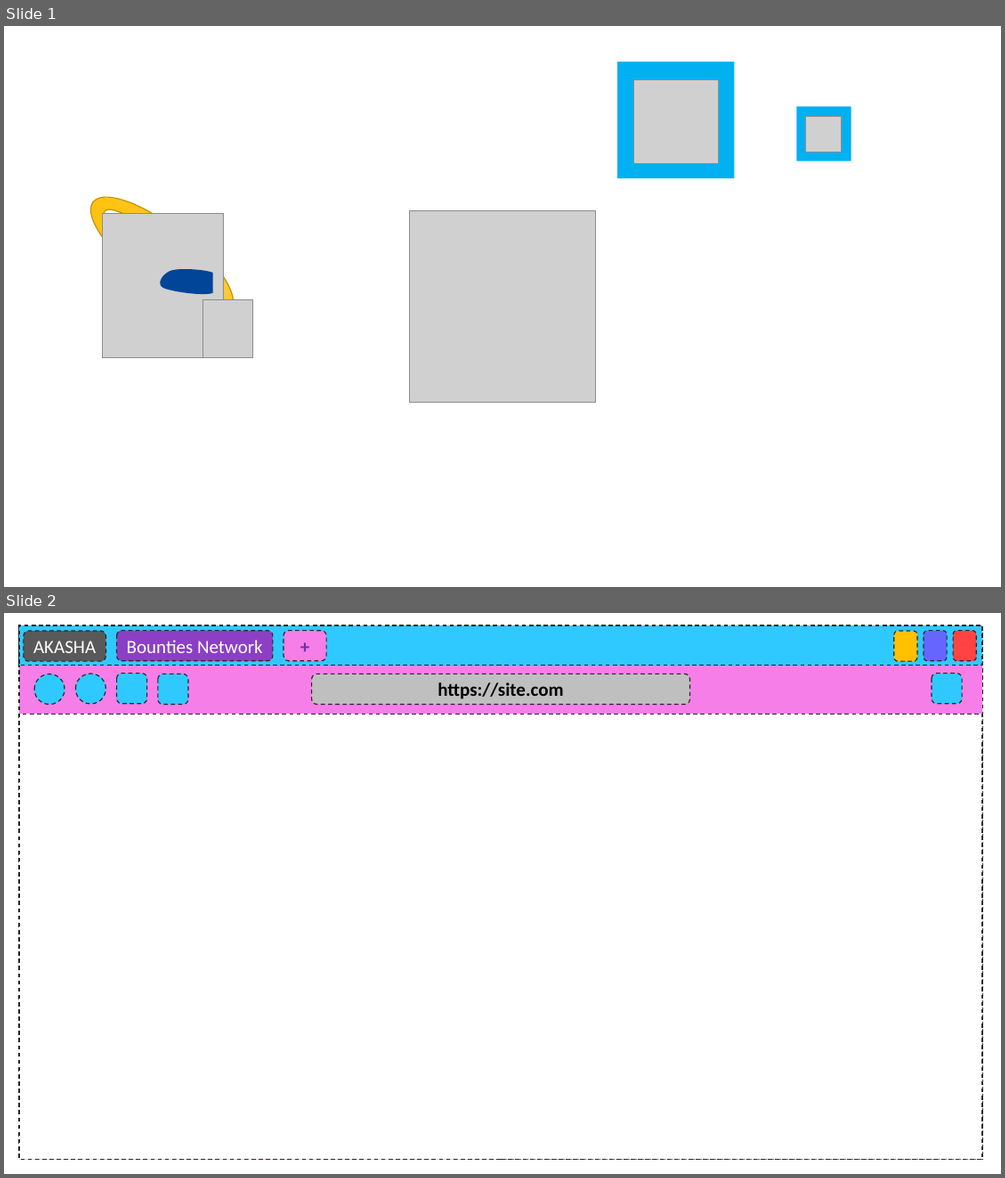
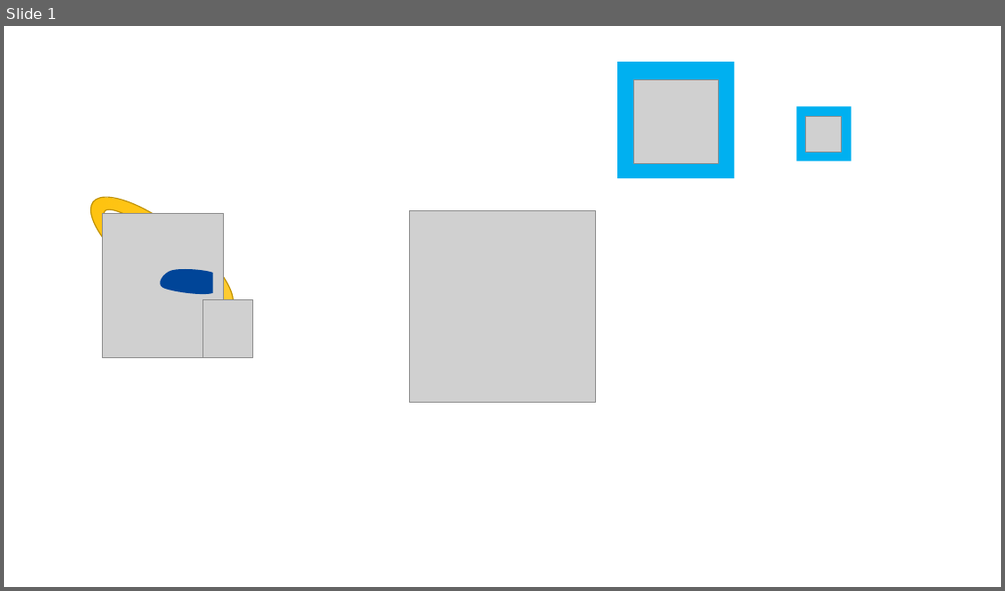
Before and after one commit to Floflis/Internet-Cat, a slide deck: Presentation.pptx. Shown one above the other, each under a label of ours: slides 1 and 2 before the commit, slide 1 after it. The pictures are 1005x1178 and 1005x591 pixels, drawn with LibreOffice and Linux fonts; fonts in the diff are those of the drawing; grey boxes stand for pictures; background and template pictures are left out. Boxes give left, top, right and bottom in pixels: in the first picture for what was removed or moved away, otherwise in the second. Text is boxed around its words. In the diff, an @@ line names an element or a change of style, - is before the commit and + after.

```diff
--- a/Presentation.pptx
+++ b/Presentation.pptx
@@ slide 2 removed at (4,613,1001,1174), background #FFFFFF @@
@@ rectangle removed at (19,626,982,1159) @@
@@ rectangle removed at (19,625,982,666) @@
@@ rounded rectangle removed at (24,631,105,662) @@
-AKASHA
@@ rounded rectangle removed at (117,630,273,661) @@
-Bounties Network
@@ rounded rectangle removed at (283,630,326,661) @@
-+
@@ rounded rectangle removed at (894,631,917,662) @@
@@ rounded rectangle removed at (923,630,947,661) @@
@@ rounded rectangle removed at (953,630,976,661) @@
@@ ellipse removed at (34,674,65,705) @@
@@ ellipse removed at (76,674,106,705) @@
@@ rounded rectangle removed at (117,674,147,705) @@
@@ rounded rectangle removed at (158,674,189,705) @@
@@ rounded rectangle removed at (311,674,689,705) @@
-https://site.com
@@ rounded rectangle removed at (932,674,963,705) @@
@@ rectangle removed at (19,714,982,1159) @@
```
Also in this commit, not shown: 1 other slide removed, 37 other files.
